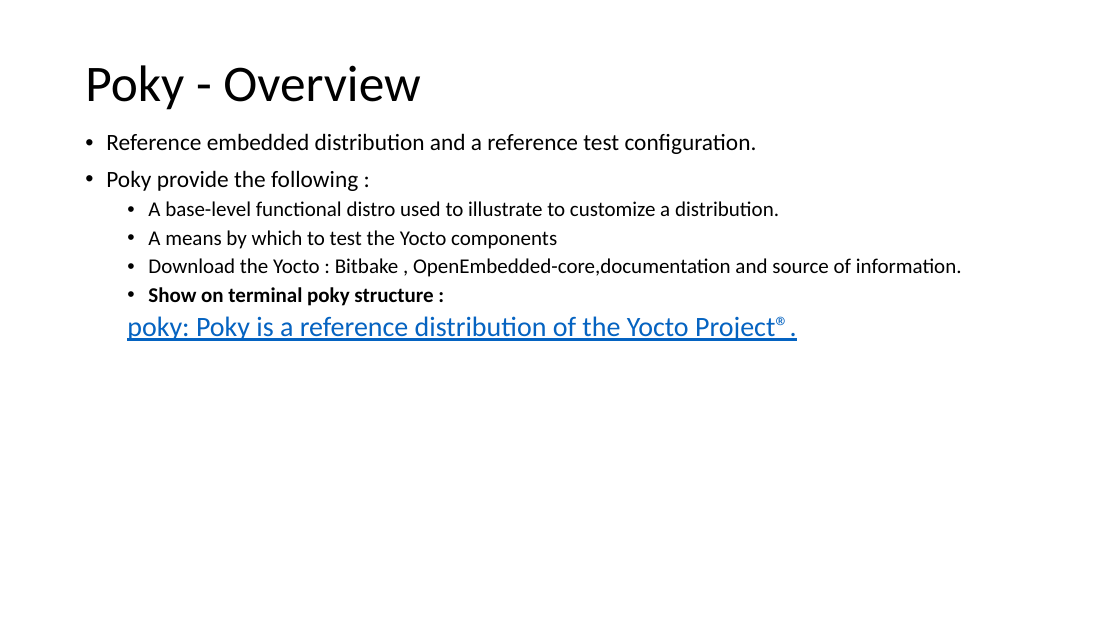
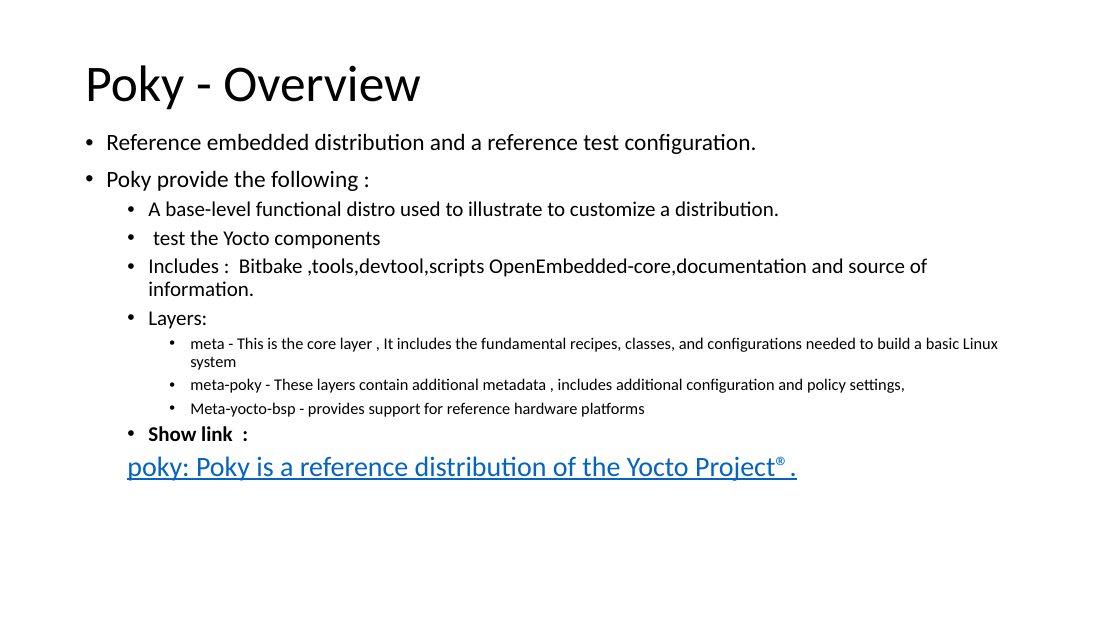
Before and after one commit to yaronda2/YoctoCourse, a slide deck: slide 16 of Yocto Practice_Release.pptx (slide 17 before the commit). Drawn at 1120x630 pixels with LibreOffice and Linux fonts; fonts in the diff are those of the drawing. Boxes give left, top, right and bottom in pixels: in the first picture for what was removed or moved away, otherwise in the second. Text is boxed around its words. In the diff, an @@ line names an element or a change of style, - is before the commit and + after.

```diff
--- a/Yocto Practice_Release.pptx
+++ b/Yocto Practice_Release.pptx
@@ text at box(148, 230, 998, 441): text changed; size 18 to 14 pt @@
-  • A means by which to test the Yocto components
-  • Download the Yocto : Bitbake , OpenEmbedded-core,documentation and source of information.
-  • Show on terminal poky structure :
+  • test the Yocto components
+  • Includes : Bitbake ,tools,devtool,scripts OpenEmbedded-core,documentation and source of information.
+  • Layers:
+    • meta - This is the core layer , It includes the fundamental recipes, classes, and configurations needed to build a basic Linux system
+    • meta-poky - These layers contain additional metadata , includes additional configuration and policy settings,
+    • Meta-yocto-bsp - provides support for reference hardware platforms
+  • Show link :
```
Also in this commit, not shown: 37 other slides changed, 12 slides added, 3 slides removed.
